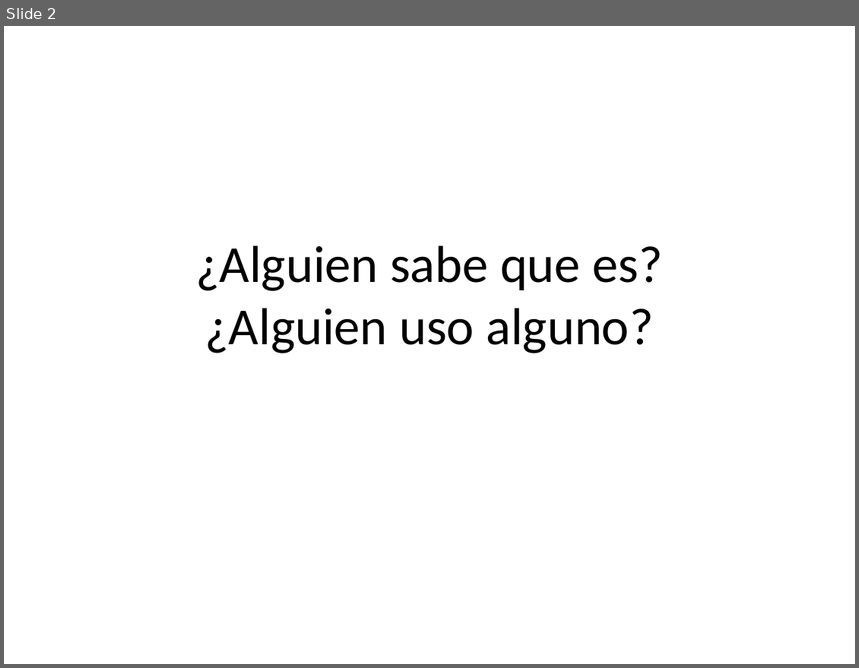
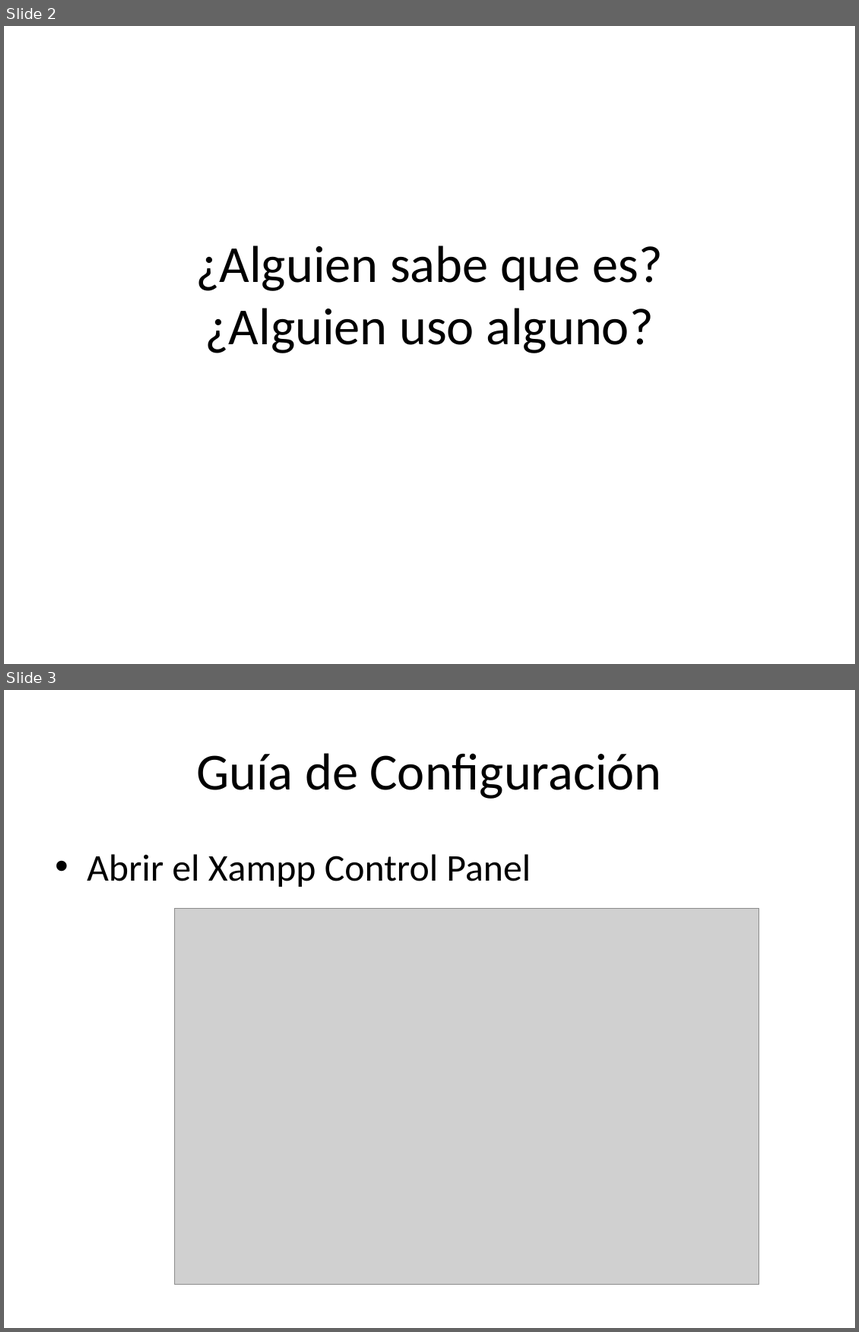
Before and after one commit to Unicen-Tuari/ProgramacionWeb2-2012, a slide deck: Clases/SMTP Server/Configuracion de un SMTP.pptx. Shown one above the other, each under a label of ours: slide 2 before the commit, slides 2 and 3 after it. The pictures are 859x668 and 859x1332 pixels, drawn with LibreOffice and Linux fonts; fonts in the diff are those of the drawing; grey boxes stand for pictures. Boxes give left, top, right and bottom in pixels: in the first picture for what was removed or moved away, otherwise in the second. Text is boxed around its words. In the diff, an @@ line names an element or a change of style, - is before the commit and + after.

```diff
--- a/Clases/SMTP Server/Configuracion de un SMTP.pptx
+++ b/Clases/SMTP Server/Configuracion de un SMTP.pptx
@@ slide 3 added at (4, 690, 855, 1328), background #FFFFFF @@
@@ title added at (196, 753, 662, 799), 44 pt, text #000000 @@
+Guía de Configuración
@@ text added at (87, 854, 531, 887), 32 pt, text #000000 @@
+• Abrir el Xampp Control Panel
@@ picture added at (175, 909, 759, 1285) @@
```
Also in this commit, not shown: 1 slide changed, 19 other slides added, 33 slides removed, 1 other file.
